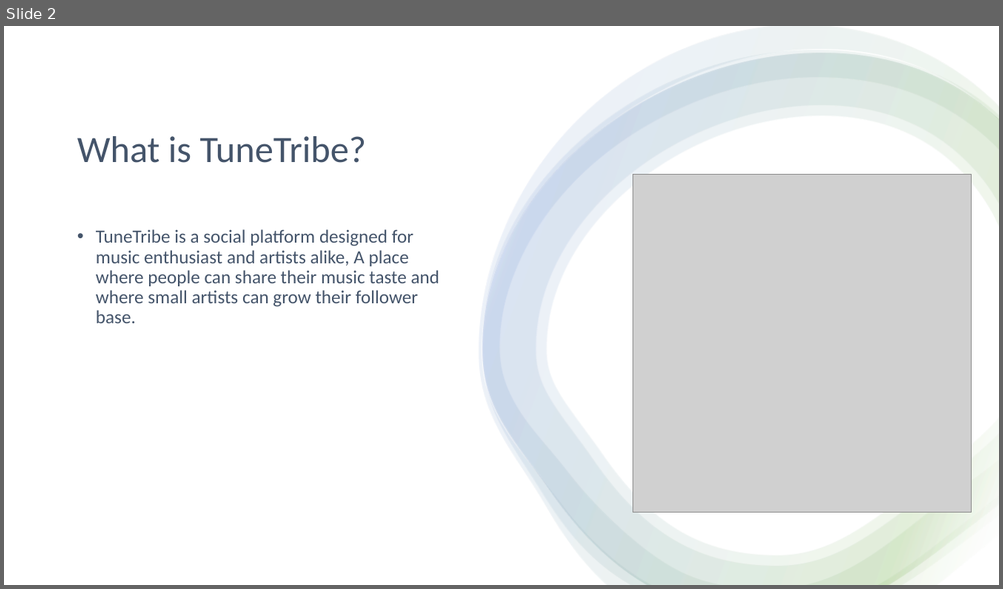
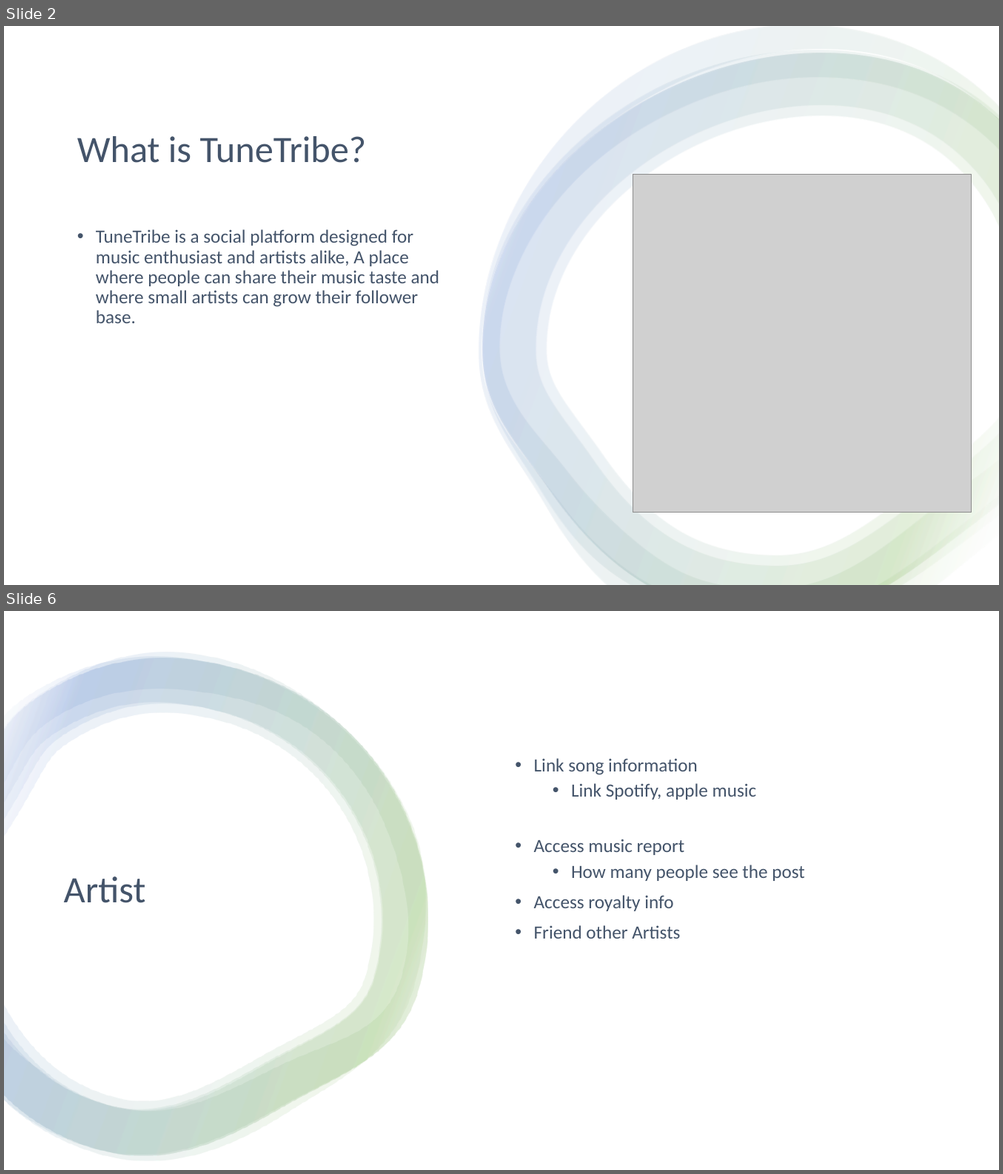
Before and after one commit to etgalang/TuneTribe, a slide deck: TuneTribe.pptx. Shown one above the other, each under a label of ours: slide 2 before the commit, slides 2 and 6 after it; the slides between them are not shown. The pictures are 1003x589 and 1003x1174 pixels, drawn with LibreOffice and Linux fonts; fonts in the diff are those of the drawing; grey boxes stand for pictures. Boxes give left, top, right and bottom in pixels: in the first picture for what was removed or moved away, otherwise in the second. Text is boxed around its words. In the diff, an @@ line names an element or a change of style, - is before the commit and + after.

```diff
--- a/TuneTribe.pptx
+++ b/TuneTribe.pptx
@@ slide 6 added at [4, 611, 999, 1170], background #FFFFFF @@
@@ rectangle added at [4, 611, 999, 1170], fill #FFFFFF @@
@@ group added at [4, 652, 429, 1162]: 4 freeform shapes @@
@@ text added at [534, 758, 805, 939], 18 pt, text #44546A @@
+• Link song information
+  • Link Spotify, apple music
+• Access music report
+  • How many people see the post
+• Access royalty info
+• Friend other Artists
@@ title added at [64, 877, 146, 903], 36 pt, text #44546A @@
+Artist
```
Also in this commit, not shown: 2 slides changed, 3 other slides added.
